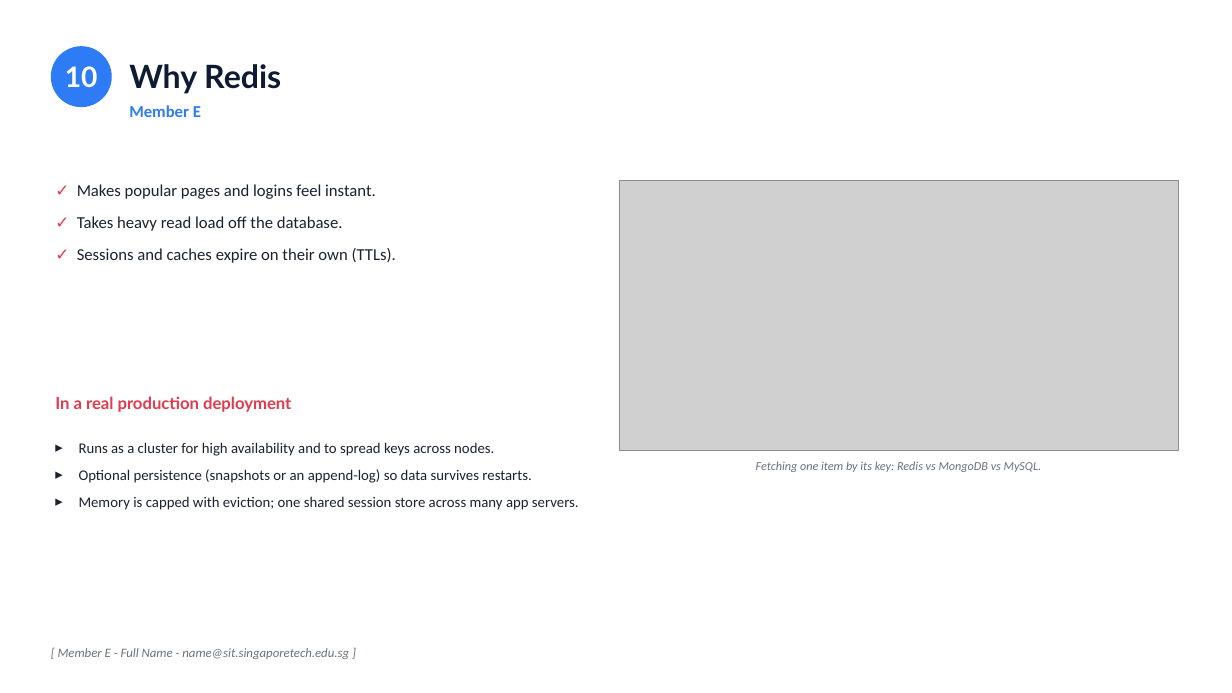
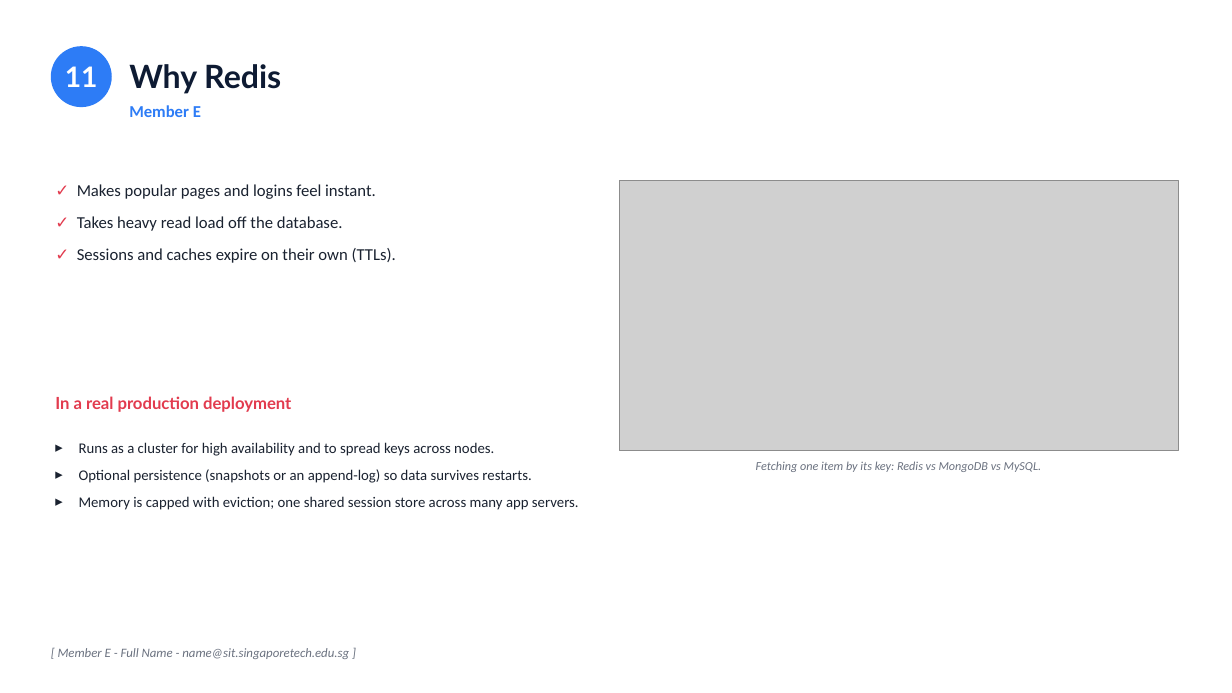
Before and after one commit to cthyuiii/GigTrack, a slide deck: slide 18 of GXX_Slides.pptx (slide 12 before the commit). Drawn at 1232x693 pixels with LibreOffice and Linux fonts; fonts in the diff are those of the drawing; grey boxes stand for pictures. Boxes give left, top, right and bottom in pixels: in the first picture for what was removed or moved away, otherwise in the second. Text is boxed around its words. In the diff, an @@ line names an element or a change of style, - is before the commit and + after.

```diff
--- a/GXX_Slides.pptx
+++ b/GXX_Slides.pptx
@@ text in ellipse at box(65, 66, 98, 87): text changed @@
-10
+11
```
Also in this commit, not shown: 3 other slides changed, 9 slides added, 1 slide removed, 18 other files.
